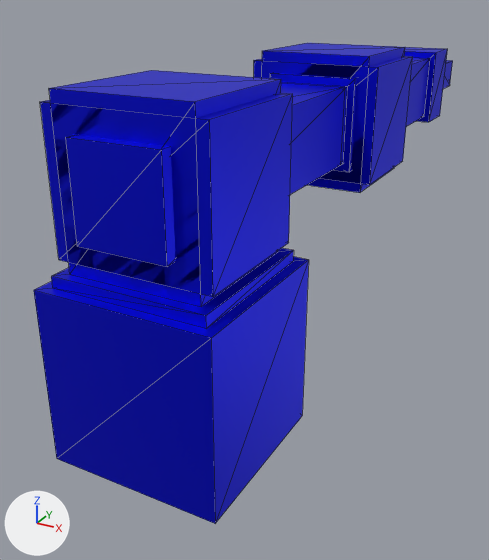
Two versions of the glTF model src/main/resources/assets/mechanicalarms/models/block/arm.gltf, one commit apart.
One viewpoint serves both versions: a 50 mm lens placed at (1.82, -2.62, 2.36), pointed at (-0.46, 1.54, 0.28). The lights are fixed; the arrows at lower left show +X, +Y and +Z. Mesh edges are drawn as thin lines. Where no turn or scale is listed for an object, it has been applied to the vertices. Vertices at the same position are counted once.

The first picture shows 'Base.001', 'arm1.002', 'arm1.003', 'claw.001'.
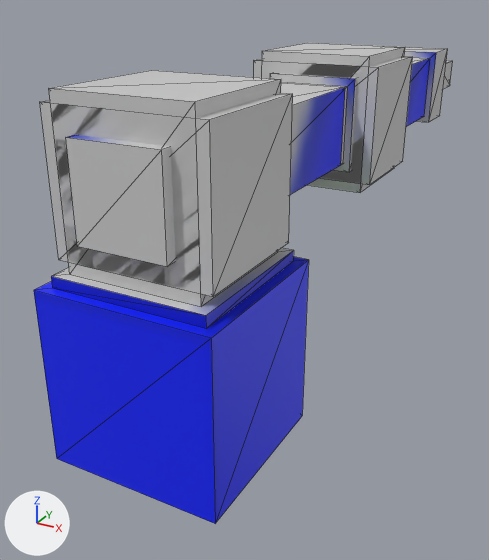
Patch to the scene script:
```diff
--- a/src/main/resources/assets/mechanicalarms/models/block/arm.gltf.py
+++ b/src/main/resources/assets/mechanicalarms/models/block/arm.gltf.py
@@ img_material @@
+img_material = load_image('material', 'material.png', 64, 64, 'sRGB')
@@ mat_material_002 @@
 n0 = _N.new('ShaderNodeBsdfPrincipled'); n0.name = 'Principled BSDF'
-n0.inputs[1].default_value = 0.781  # 'Metallic'
 n1 = _N.new('ShaderNodeOutputMaterial'); n1.name = 'Material Output'
-n2 = _N.new('ShaderNodeMix'); n2.name = 'Mix'
-n2.data_type = 'RGBA'
-n2.blend_type = 'MULTIPLY'
-n2.inputs[0].default_value = 1.0  # 'Factor'
-n2.inputs[7].default_value = (0.0, 0.00358, 0.8, 1.0)  # 'B', blue #000ce7
-n3 = _N.new('ShaderNodeVertexColor'); n3.name = 'Color Attribute'
+n4 = _N.new('ShaderNodeTexImage'); n4.name = 'Image Texture'
+n4.image = img_material
 _L.new(n0.outputs[0], n1.inputs[0])  # 'BSDF' to 'Surface'
-_L.new(n2.outputs[2], n0.inputs[0])  # 'Result' to 'Base Color'
-_L.new(n3.outputs[0], n2.inputs[6])  # 'Color' to 'A'
+_L.new(n4.outputs[0], n0.inputs[0])  # 'Color' to 'Base Color'
@@ mat_material @@
+mat_material = principled_material('material')
+mat_material.texture = img_material
@@ me_base_001 @@
 # used by ob_base_001; location = (1.0, 0.0, 0.5)
-me_base_001.from_pydata(...)  # 16 vertices, 24 faces; spans x -1.5..-0.5, y -0.5..0.5, z -0.5..0.562
+me_base_001.from_pydata(...)  # 16 vertices, 22 faces; spans x -1.5..-0.5, y -0.5..0.5, z -0.5..0.562
+# me_base_001 part 1: 22 faces spanning x -1.5..-0.5, y -0.5..0.5, z -0.5..0.562 switch from mat_material_001 (blue #000ce7) to mat_material (picture img_material)
@@ me_arm1_003 @@
 # used by ob_arm1_003; location = (0.0, 0.0, 1.5)
-me_arm1_003.from_pydata(...)  # 32 vertices, 48 faces; spans x -0.44..0.44, y -0.44..2.0, z -0.44..0.44
+me_arm1_003.from_pydata(...)  # 32 vertices, 46 faces; spans x -0.44..0.44, y -0.44..2.0, z -0.44..0.44
+# me_arm1_003 part 2: 46 faces spanning x -0.44..0.44, y -0.44..2.0, z -0.44..0.44 switch from mat_material_001 (blue #000ce7) to mat_material_002 (picture img_material)
@@ me_arm1_005 @@
 # used by ob_arm1_002; location = (0.0, 2.0, 1.5)
-me_arm1_005.from_pydata(...)  # 32 vertices, 48 faces; spans x -0.44..0.44, y -0.44..2.0, z -0.44..0.44
+me_arm1_005.from_pydata(...)  # 32 vertices, 46 faces; spans x -0.44..0.44, y -0.44..2.0, z -0.44..0.44
+# me_arm1_005 part 3: 46 faces spanning x -0.44..0.44, y -0.44..2.0, z -0.44..0.44 switch from mat_material_001 (blue #000ce7) to mat_material (picture img_material)
@@ me_claw_001 @@
 # used by ob_claw_001; location = (0.0, 3.9, 1.5)
-me_claw_001.from_pydata(...)  # 16 vertices, 24 faces; spans x -0.188..0.187, y 0.312..0.875, z -0.125..0.125
+me_claw_001.from_pydata(...)  # 16 vertices, 20 faces; spans x -0.188..0.187, y 0.312..0.875, z -0.125..0.125
+# me_claw_001 part 4: 20 faces spanning x -0.188..0.187, y 0.312..0.875, z -0.125..0.125 switch from mat_material_001 (blue #000ce7) to mat_material (picture img_material)
```

What differs and where, as boxes [x1, y1, x2, y2] in the pictures (489 x 560 px):
'arm1.003', surface changed, reshaped (blue to grey): [40, 70, 357, 307] in both
part 1 of me_base_001, recoloured: [34, 248, 309, 524] in both
part 3 of me_arm1_005, recoloured (blue to grey): [254, 43, 447, 193] in both
part 4 of me_claw_001, recoloured (blue to grey): [443, 60, 453, 89] in both
